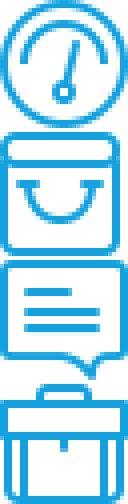
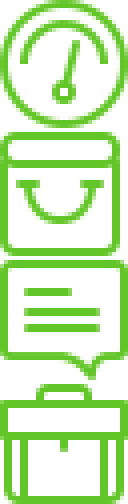
Layer changes from the first 128 x 504 image to the second:
renamed "Layer 4" to "Layer 8", painted on it over bbox(0, 384, 128, 504)
renamed "Layer 3" to "Layer 7", painted on it over bbox(0, 260, 128, 380)
renamed "Layer 2" to "Layer 6", painted on it over bbox(0, 132, 120, 256)
renamed "Layer 1" to "Layer 5", painted on it over bbox(0, 0, 128, 128)
